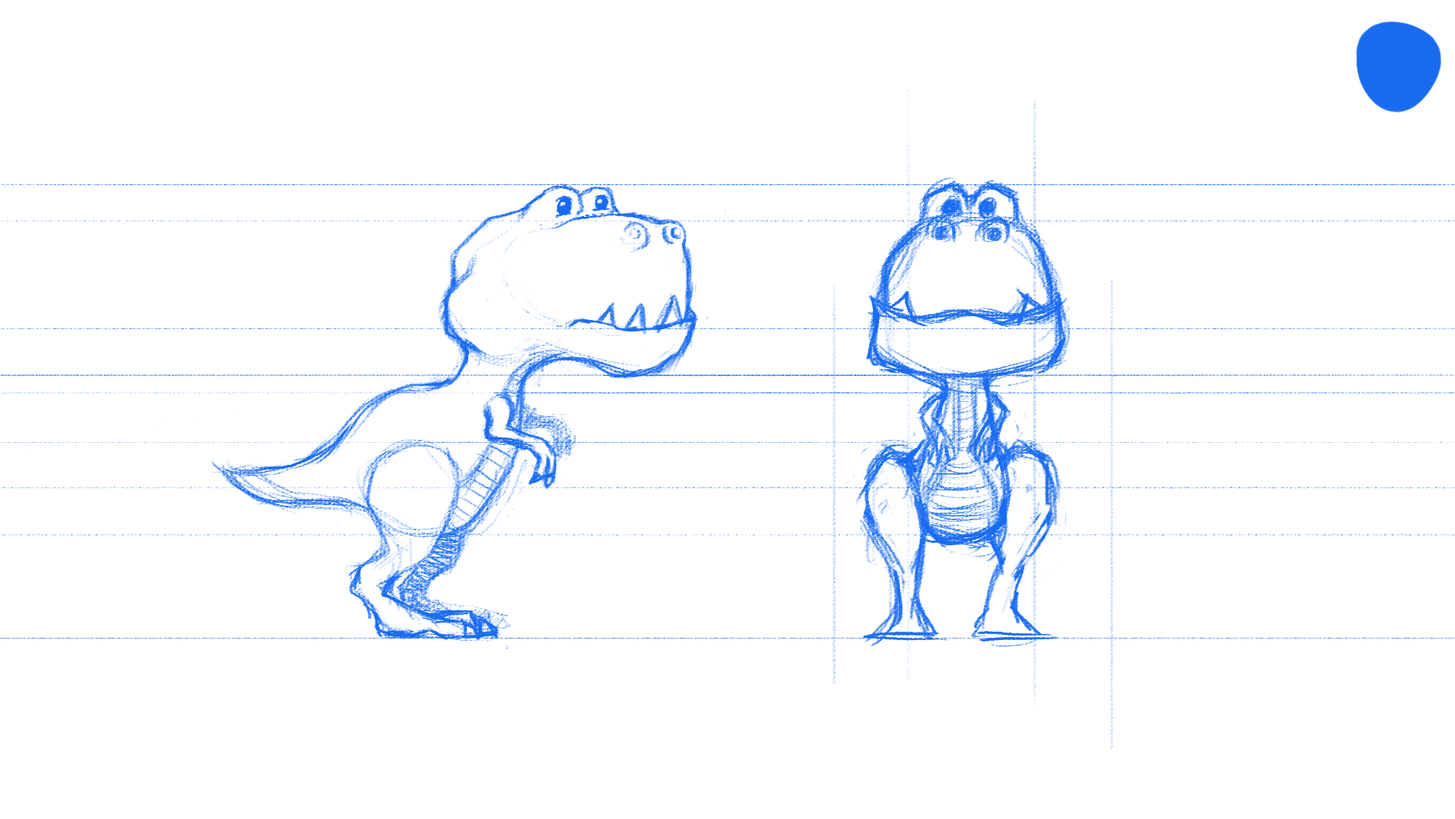
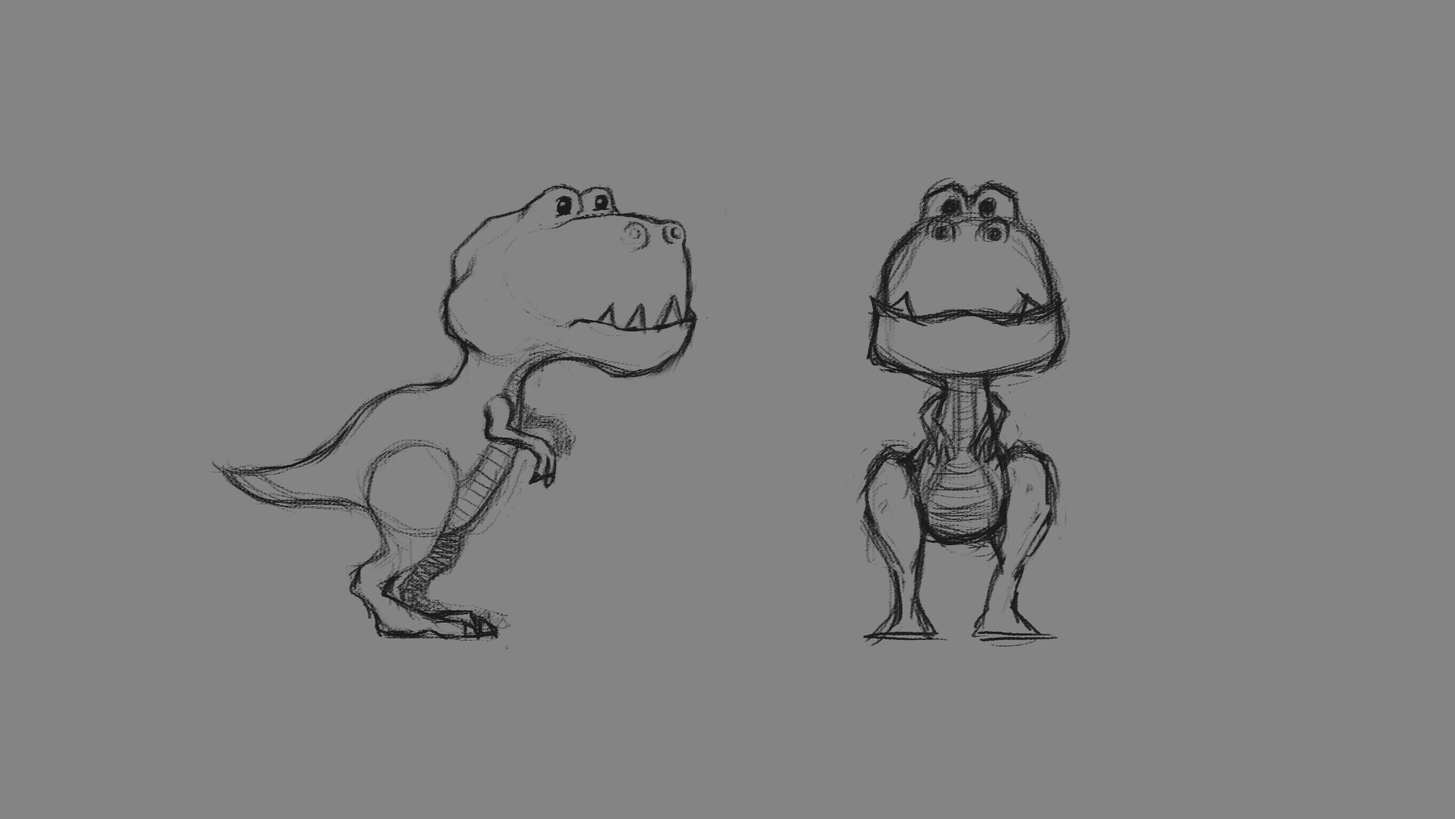
Before/after of a 1455 × 819 layered artwork. What changed in the layer stack:
hid "guideLine" over [left=0, top=87, right=1455, bottom=749]
hid "PencilColor" over [left=1356, top=21, right=1442, bottom=113]
added layer "GrayBG" above "Background" over [left=0, top=0, right=1455, bottom=819]
